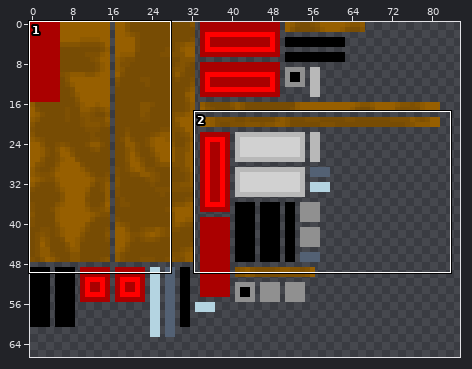
File history of a sprite sheet, source/models/models/steam/steam_engine_base.png. Above: a wide view before the commit, with the close-up outlined.
Close-up. First the earlier version:
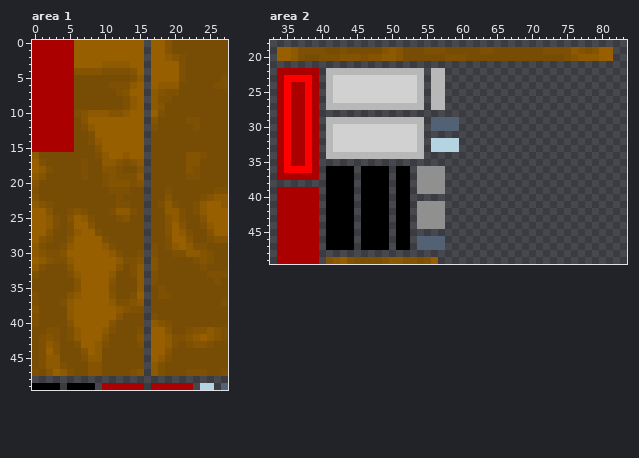
The file is 128x128 pixels. Colours within 5 levels of each other are drawn and written as one. Shown: area 1: x 0..27, y 0..49; area 2: x 33..83, y 18..49. The wide view leaves out empty margins.
After:
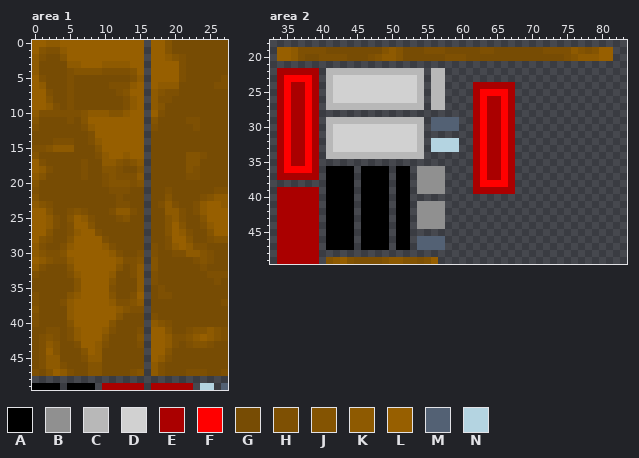
Palette (. is transparent): A #000000  B #909090  C #b8b8b8  D #d1d1d1  E #aa0000  F #ff0000  G #774c04  H #7e5003  J #845402  K #8e5a01  L #975f00  M #536174  N #b4d4e1
The edit:
Changed rows in their new state; - is an unchanged pixel.
Area 1:
first column x 0:
 0 LLKKLL-
 1 LJHHKL-
 2 KHGGJL-
 3 KGGGGKK
 4 KGGGGH-
 5 LHGGGH-
 6 LKGGGH-
 7 LLHGGH-
 8 LLJGGH-
 9 LLKHGH-
10 KHHHHH-
11 JGGGGH-
12 HGGGGG-
13 GGGGGG-
14 GGGHHH-
15 HHJKKK-
16 J------
Area 2:
first column x 43:
19 G----
20 HGGGH
first column x 62:
24 EEEEEE
25 EFFFFE
26 EFEEFE
27 EFEEFE
28 EFEEFE
29 EFEEFE
30 EFEEFE
31 EFEEFE
32 EFEEFE
33 EFEEFE
34 EFEEFE
35 EFEEFE
36 EFEEFE
37 EFEEFE
38 EFFFFE
39 EEEEEE
